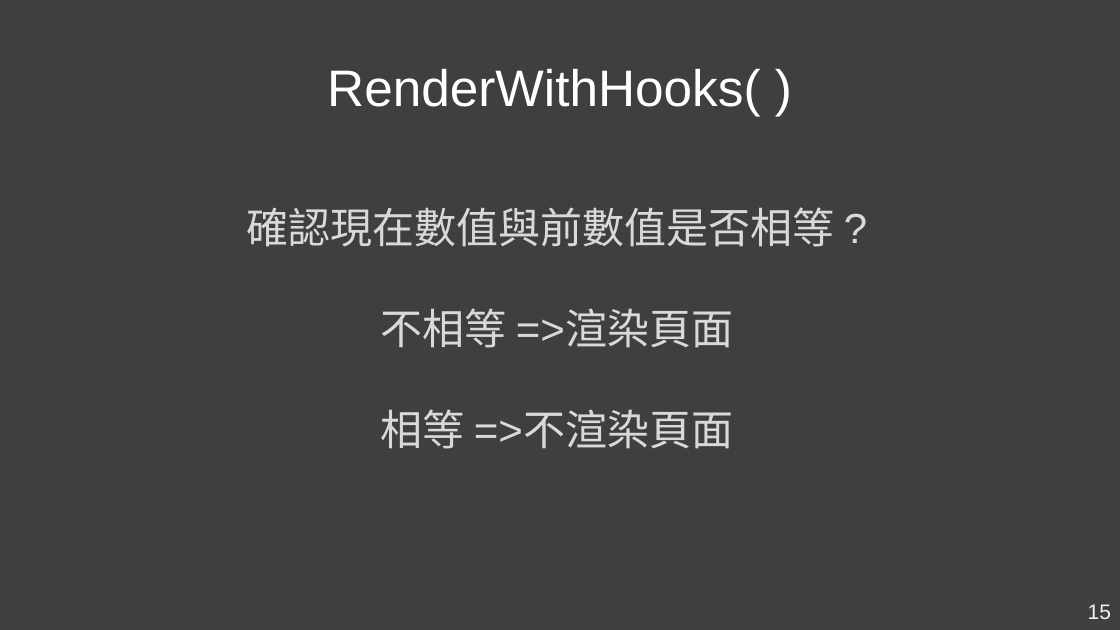
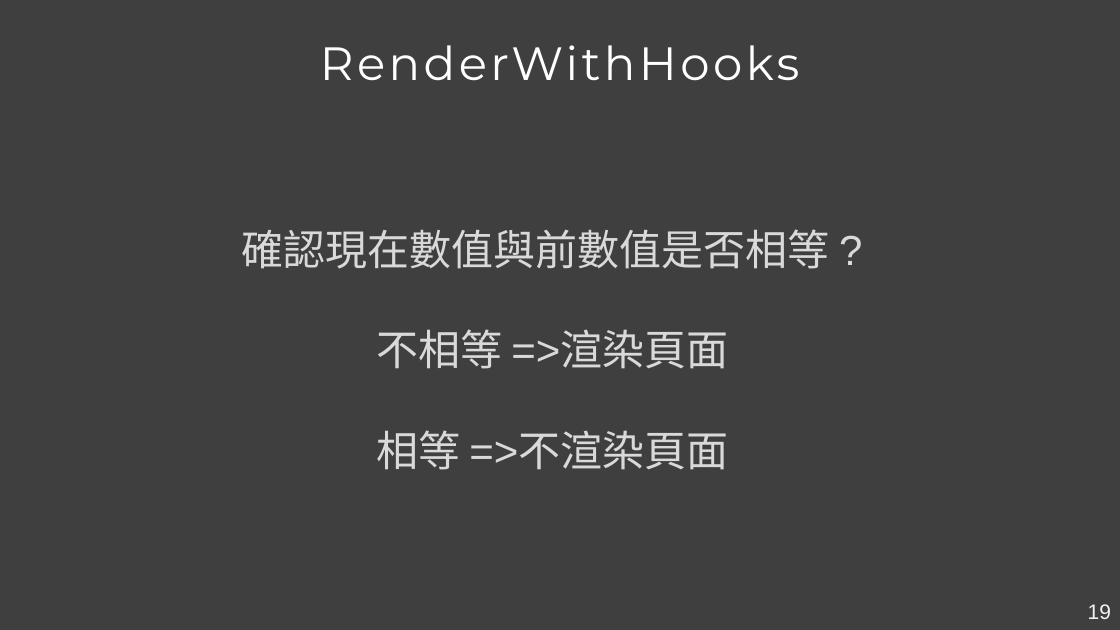
Before and after one commit to Kader-coder/React-Hooks, a slide deck: slide 19 of PPT/React Hooks &.pptx (slide 15 before the commit). Drawn at 1120x630 pixels with LibreOffice and Linux fonts; fonts in the diff are those of the drawing. Boxes give left, top, right and bottom in pixels: in the first picture for what was removed or moved away, otherwise in the second. Text is boxed around its words. In the diff, an @@ line names an element or a change of style, - is before the commit and + after.

```diff
--- a/PPT/React Hooks &.pptx
+++ b/PPT/React Hooks &.pptx
@@ text "RenderWithHooks" at [320,45,799,81]: vertical alignment top to middle @@
@@ text at [320,45,799,81]: text changed; size 44 to 40 pt; font Arial to Montserrat @@
-RenderWithHooks( )
+RenderWithHooks
@@ text "確認現在數值與前數值是否相等 ?": place and size @@
-text "確認現在數值與前數值是否相等 ?" at [246,207,834,449]
+text "確認現在數值與前數值是否相等 ?" at [242,229,830,470]
@@ page number at [1088,604,1111,619]: text changed @@
-15
+19
```
Also in this commit, not shown: 6 other slides changed, 6 slides added, 1 slide removed.
